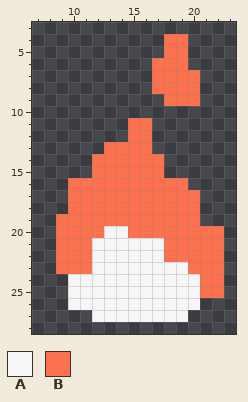
Edited in one commit: pixel-art sprite (core/assets/Ui/Icons/FurnaceIcon.png). Above is the file before it was changed.
The file is 32x32 pixels. Shown: x 7..23, y 3..28.
Palette (. is transparent): A #f6f6f6  B #fd724e
Pixels before, first column x 9:
 4 .........BB...
 5 .........BB...
 6 ........BBB...
 7 ........BBBB..
 8 ........BBBB..
 9 .........BBB..
10 ..............
11 ......BB......
12 ......BB......
13 ....BBBB......
14 ...BBBBBB.....
15 ...BBBBBB.....
16 .BBBBBBBBBB...
17 .BBBBBBBBBBB..
18 .BBBBBBBBBBB..
19 BBBBBBBBBBBB..
20 BBBBAABBBBBBBB
21 BBBAAAAAABBBBB
22 BBBAAAAAABBBBB
23 BBBAAAAAAAABBB
24 .AAAAAAAAAAABB
25 .AAAAAAAAAAABB
26 .AAAAAAAAAAA..
27 ...AAAAAAAA...
Once edited:
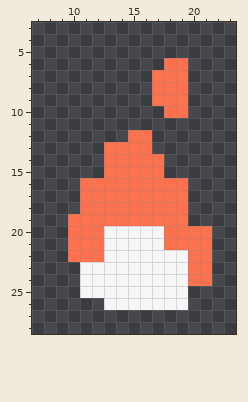
Edits made:
Colour B becomes colour A in row 20 at x 15 to 17; in row 22 at x 18 to 19; in row 23 at x 11.
The author put colour B in row 9 at x 17; in row 10 at x 18 to 19.
Colour A becomes colour B in rows 21 to 22 at x 12; in row 24 at x 20.
The edit erases colour A in row 24 at x 10; in row 25 at x 10 and 20; in row 26 at x 10 to 12 and 20; in row 27 at x 12 to 19.
The edit erases colour B in rows 4 to 5 at x 18 to 19; in row 6 at x 17; in rows 7 to 9 at x 20; in row 11 at x 15 to 16; in rows 14 to 15 at x 12; in row 16 at x 10.
The edit erases colour B in rows 17 to 18 at x 10 and 20; in row 19 at x 9 and 20; in rows 20 to 22 at x 9 and 22; in row 23 at x 9 to 10 and 22; in row 24 at x 22; in row 25 at x 21 to 22.
